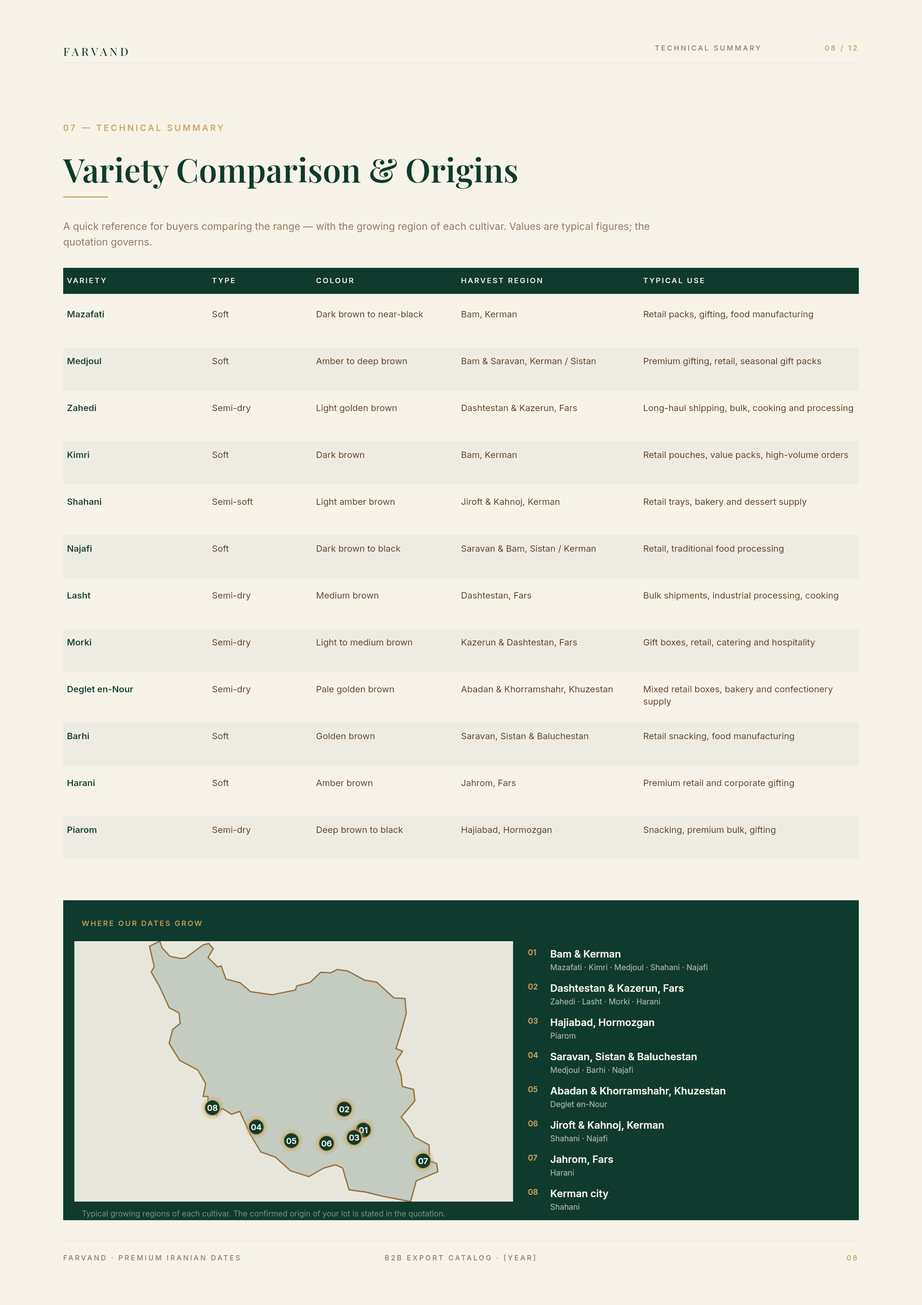
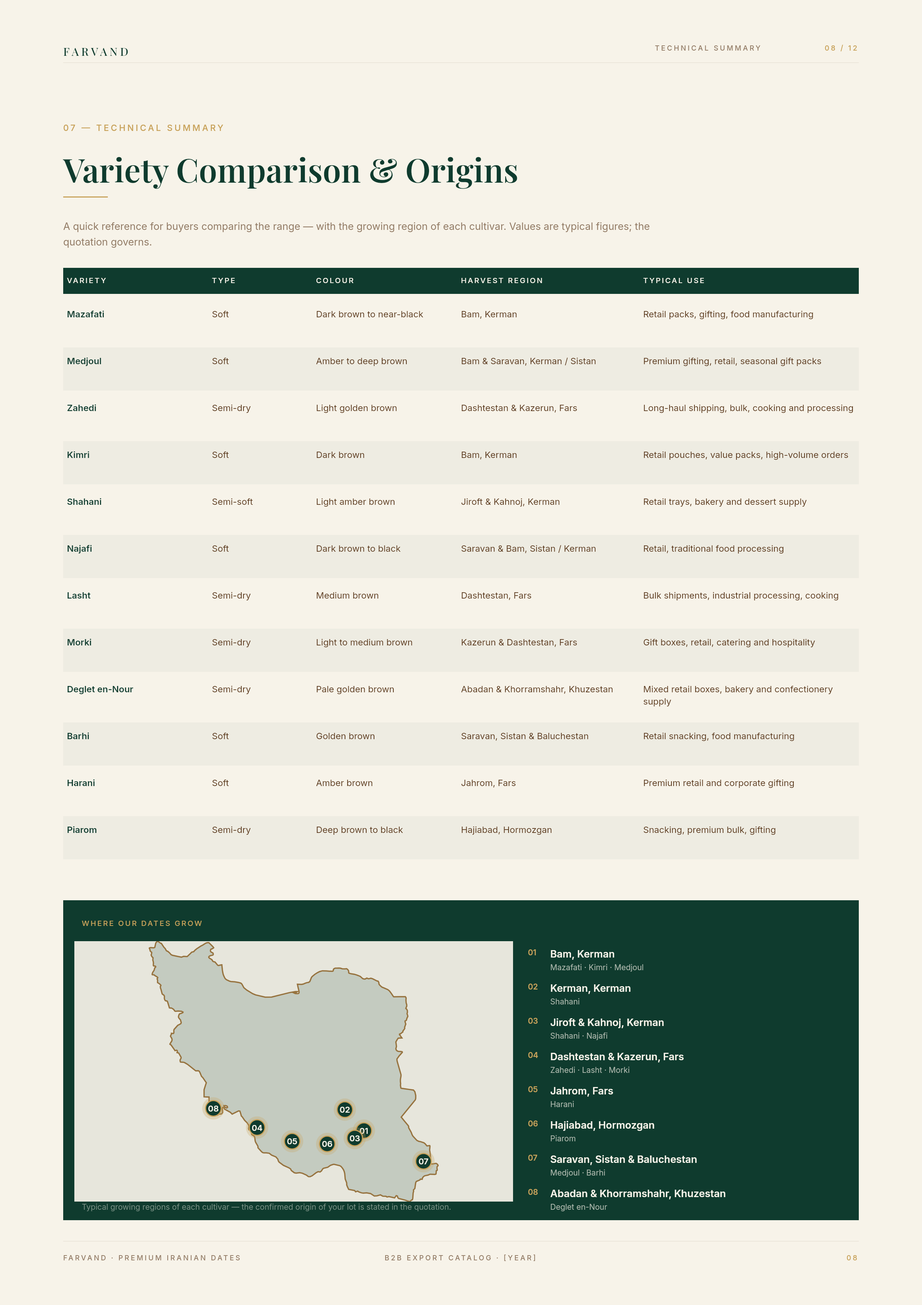
Comparing the layer stacks of the two 922×1305 images. Changes:
painted on "TXT · Map footnote" over [left=82, top=1203, right=451, bottom=1218]
painted on "TXT · Map grows 08" over [left=550, top=1203, right=608, bottom=1211]
painted on "TXT · Map region 08" over [left=550, top=1189, right=726, bottom=1200]
painted on "TXT · Map grows 07" over [left=551, top=1168, right=606, bottom=1177]
painted on "TXT · Map region 07" over [left=550, top=1154, right=697, bottom=1165]
painted on "TXT · Map grows 06" over [left=550, top=1134, right=608, bottom=1143]
painted on "TXT · Map region 06" over [left=550, top=1120, right=664, bottom=1131]
painted on "TXT · Map grows 05" over [left=551, top=1100, right=608, bottom=1109]
painted on "TXT · Map region 05" over [left=550, top=1086, right=726, bottom=1097]
painted on "TXT · Map grows 04" over [left=550, top=1066, right=634, bottom=1075]
painted on "TXT · Map region 04" over [left=550, top=1052, right=697, bottom=1063]
painted on "TXT · Map grows 03" over [left=550, top=1032, right=608, bottom=1040]
painted on "TXT · Map region 03" over [left=550, top=1017, right=664, bottom=1028]
painted on "TXT · Map grows 02" over [left=550, top=997, right=661, bottom=1005]
painted on "TXT · Map region 02" over [left=552, top=984, right=684, bottom=994]
painted on "TXT · Map grows 01" over [left=646, top=963, right=708, bottom=972]
painted on "TXT · Map region 01" over [left=572, top=949, right=621, bottom=960]
painted on "MAP · Iran silhouette" over [left=148, top=940, right=440, bottom=1202]
